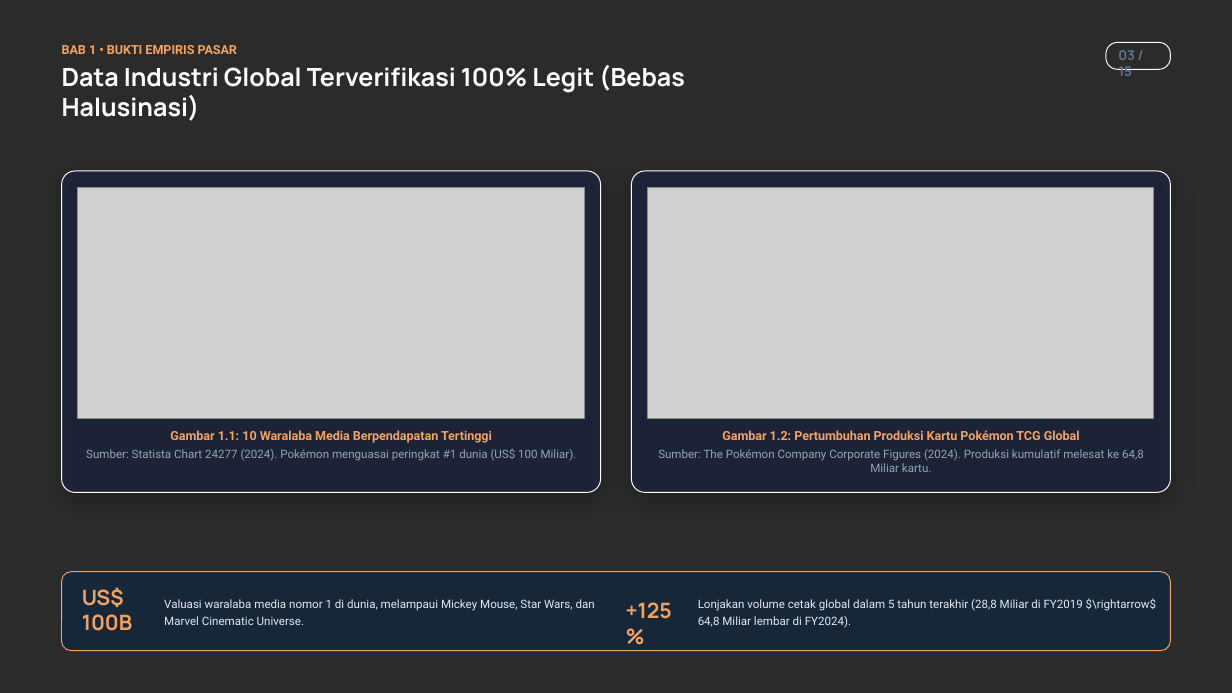
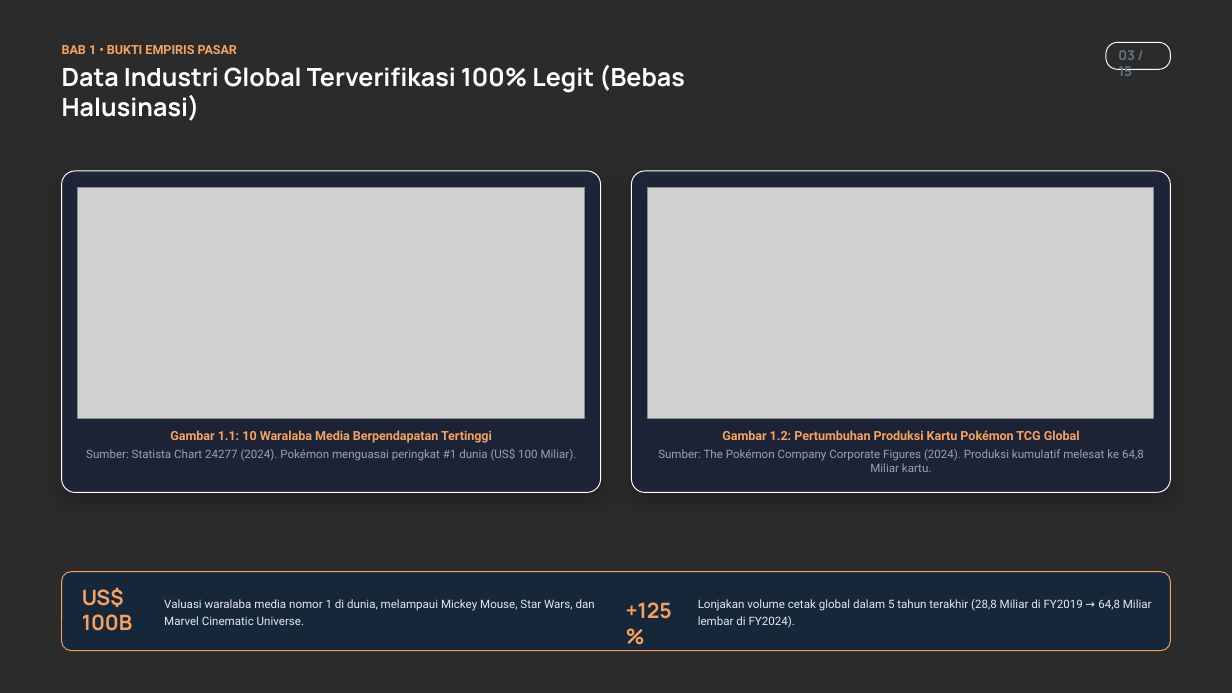
Before and after one commit to arthurfreelanceinquiries-alt/SKRIPSI-arthur, a slide deck: slide 3 of 02_Persiapan_Sidang/ppt_seminar_proposal/Proposal_Arthur_Sempro_PokemonTCG.pptx. Drawn at 1232x693 pixels with LibreOffice and Linux fonts; fonts in the diff are those of the drawing; grey boxes stand for pictures; background and template pictures are left out; a plain dark background stands for a picture behind light text. Boxes give left, top, right and bottom in pixels: in the first picture for what was removed or moved away, otherwise in the second. Text is boxed around its words. In the diff, an @@ line names an element or a change of style, - is before the commit and + after.

```diff
--- a/02_Persiapan_Sidang/ppt_seminar_proposal/Proposal_Arthur_Sempro_PokemonTCG.pptx
+++ b/02_Persiapan_Sidang/ppt_seminar_proposal/Proposal_Arthur_Sempro_PokemonTCG.pptx
@@ text at (698,599,1152,628): text changed @@
-Lonjakan volume cetak global dalam 5 tahun terakhir (28,8 Miliar di FY2019 $\rightarrow$ 64,8 Miliar lembar di FY2024).
+Lonjakan volume cetak global dalam 5 tahun terakhir (28,8 Miliar di FY2019 → 64,8 Miliar lembar di FY2024).
```
Also in this commit, not shown: 1 other slide changed, 40 other files.
